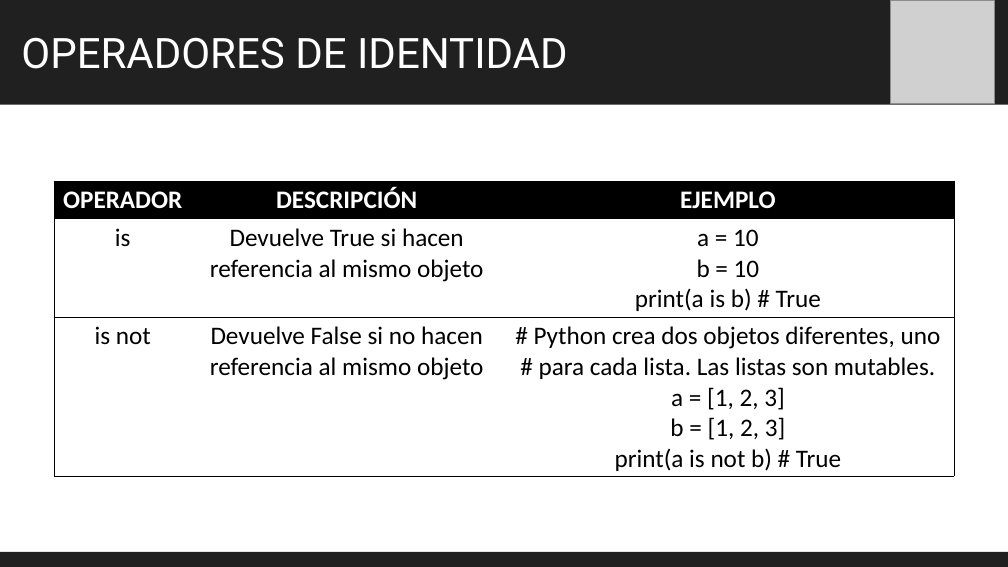
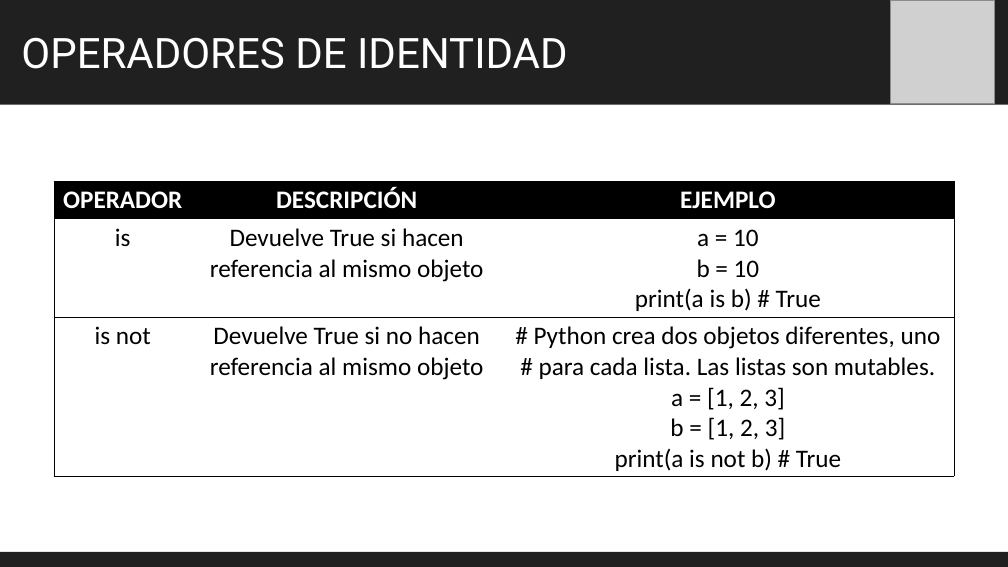
Before and after one commit to ClubSoftwareUTA/Python_I-ED, a slide deck: slide 6 of Clase 03 - Operadores/Operadores - Aritmeticos & Comparacion & Logicos & identidad.pptx. Drawn at 1008x567 pixels with LibreOffice and Linux fonts; fonts in the diff are those of the drawing; grey boxes stand for pictures. Boxes give left, top, right and bottom in pixels: in the first picture for what was removed or moved away, otherwise in the second. Text is boxed around its words. In the diff, an @@ line names an element or a change of style, - is before the commit and + after.

```diff
--- a/Clase 03 - Operadores/Operadores - Aritmeticos & Comparacion & Logicos & identidad.pptx
+++ b/Clase 03 - Operadores/Operadores - Aritmeticos & Comparacion & Logicos & identidad.pptx
@@ table at (54, 181, 954, 476) @@
-row 3, column 2: Devuelve False si no hacen referencia al mismo objeto
+row 3, column 2: Devuelve True si no hacen referencia al mismo objeto
```
Also in this commit, not shown: 1 other slide changed, 4 other files.
